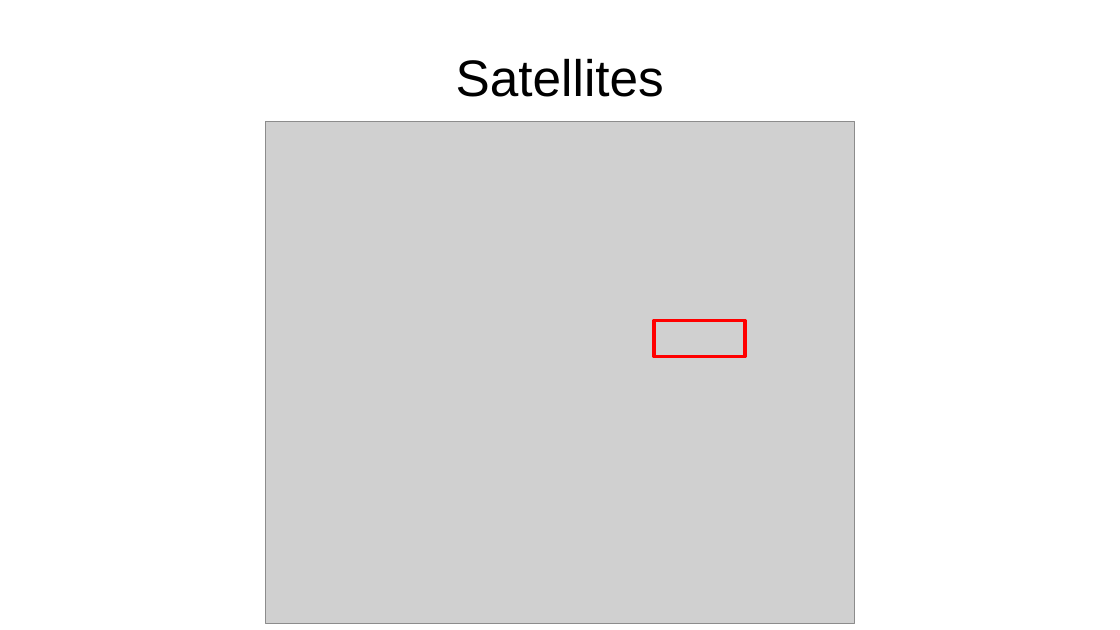
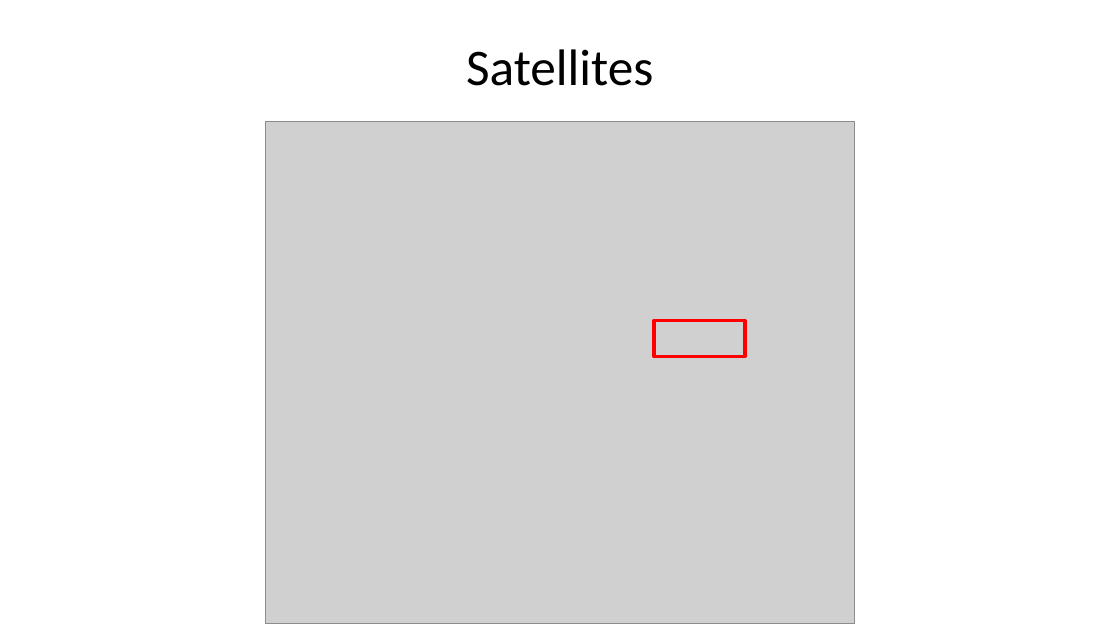
Before and after one commit to Apolerag/Cours_M2, a slide deck: slide 5 of AATI/Présentation/presentation_argoud_chemier.pptx. Drawn at 1120x630 pixels with LibreOffice and Linux fonts; fonts in the diff are those of the drawing; grey boxes stand for pictures; background and template pictures are left out. Boxes give left, top, right and bottom in pixels: in the first picture for what was removed or moved away, otherwise in the second. Text is boxed around its words. In the diff, an @@ line names an element or a change of style, - is before the commit and + after.

```diff
--- a/AATI/Présentation/presentation_argoud_chemier.pptx
+++ b/AATI/Présentation/presentation_argoud_chemier.pptx
@@ text "Satellites" at bbox=[466, 49, 653, 86]: font Arial to Calibri @@
```
Also in this commit, not shown: 14 other slides changed, 1 slide removed, 5 other files.
